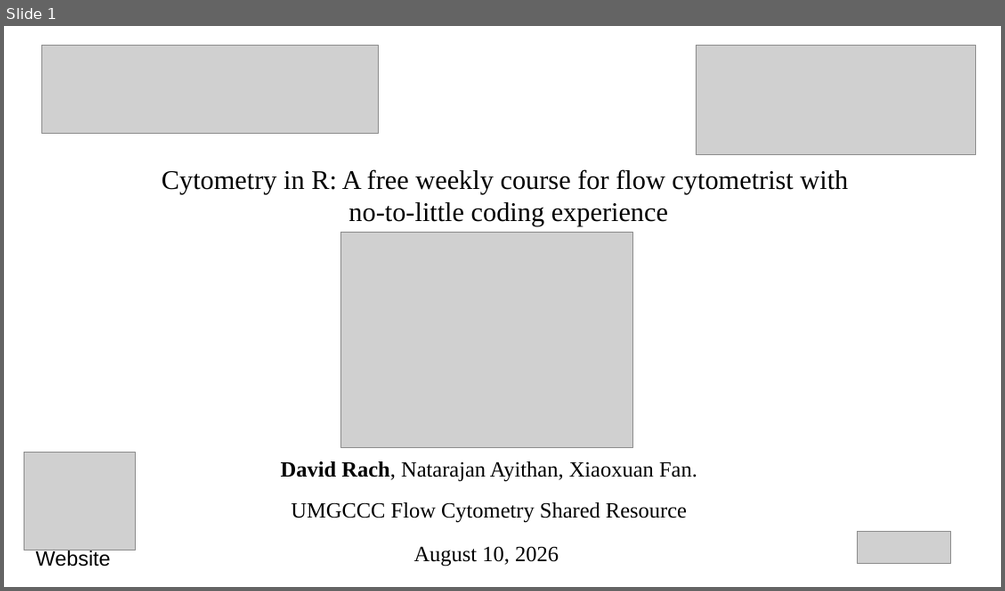
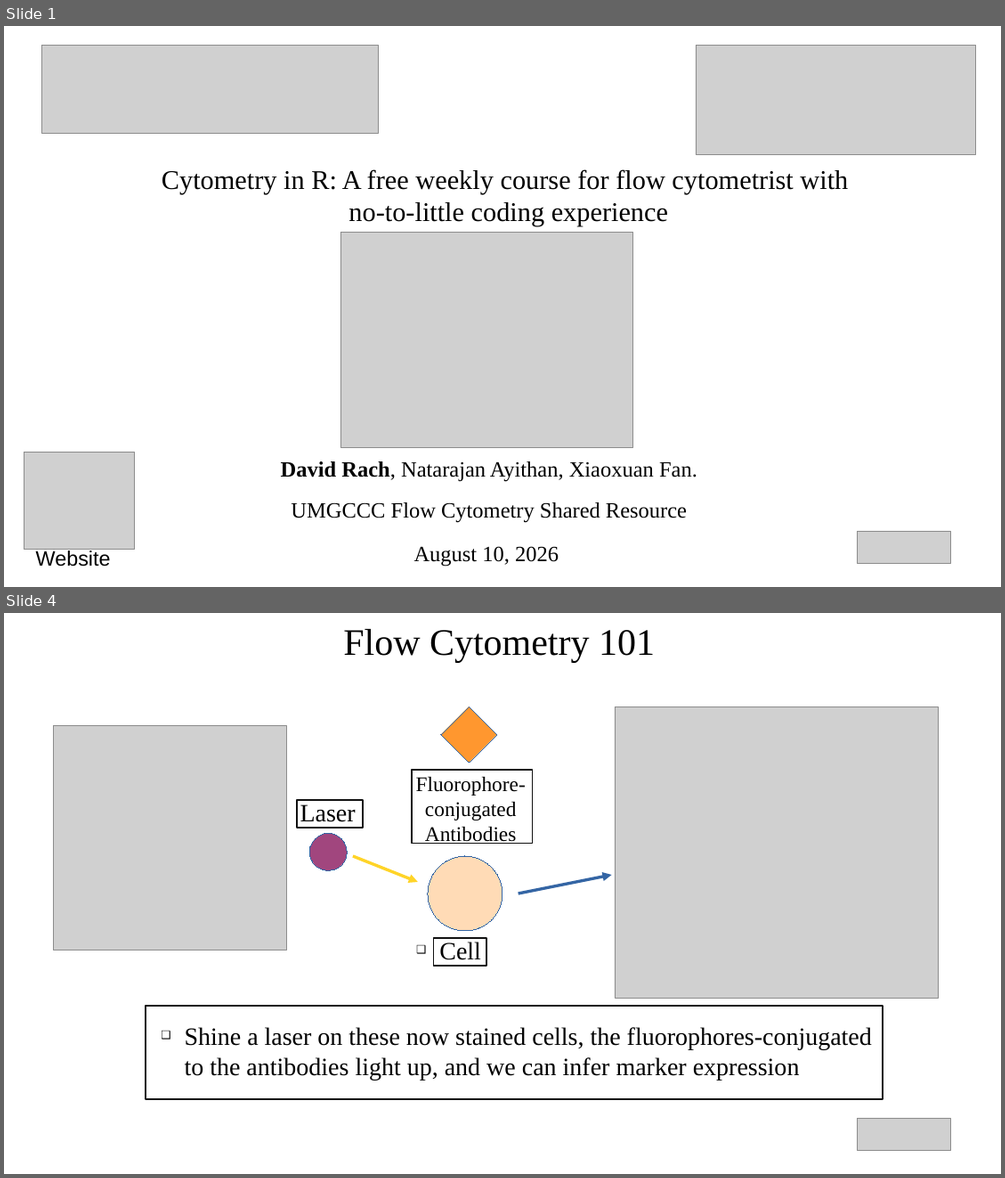
Before and after one commit to DavidRach/CytometryIn_Bioc2026, a slide deck: DavidRach_CytometryInR_BioC2026.pptx. Shown one above the other, each under a label of ours: slide 1 before the commit, slides 1 and 4 after it; the slides between them are not shown. The pictures are 1005x591 and 1005x1178 pixels, drawn with LibreOffice and Linux fonts; fonts in the diff are those of the drawing; grey boxes stand for pictures. Boxes give left, top, right and bottom in pixels: in the first picture for what was removed or moved away, otherwise in the second. Text is boxed around its words. In the diff, an @@ line names an element or a change of style, - is before the commit and + after.

```diff
--- a/DavidRach_CytometryInR_BioC2026.pptx
+++ b/DavidRach_CytometryInR_BioC2026.pptx
@@ slide 4 added at [4,613,1001,1174], background #FFFFFF @@
@@ title added at [343,629,655,662], 36 pt, text #000000 @@
+Flow Cytometry 101
@@ diamond added at [441,706,497,763], fill #FF972F, outline #3465A4 0 pt @@
@@ picture added at [615,706,938,997] @@
@@ picture added at [54,725,287,949] @@
@@ rectangle added at [412,770,533,843], fill #FFFFFF, outline #111111 1.45 pt @@
@@ text added at [416,776,526,844], 20 pt, text #000000 @@
+Fluorophore-conjugated Antibodies
@@ rectangle added at [297,800,363,827], fill #FFFFFF, outline #111111 1.45 pt @@
@@ text added at [300,804,356,822], 24 pt, text #000000 @@
+❑ Laser
@@ ellipse added at [310,833,348,870], fill #A1467E, outline #3465A4 0 pt @@
@@ arrow added from (353, 856) to (418, 882), #FFD428 2.89 pt @@
@@ ellipse added at [428,856,502,931], fill #FFDBB6, outline #3465A4 0 pt @@
@@ arrow added from (518, 893) to (612, 875), #3465A4 2.89 pt @@
@@ rectangle added at [433,938,486,965], fill #FFFFFF, outline #111111 1.45 pt @@
@@ text added at [439,941,481,960], 24 pt, text #000000 @@
+❑ Cell
@@ rectangle added at [146,1005,882,1099], fill #FFFFFF, outline #111111 1.45 pt @@
@@ text added at [185,1027,872,1079], 24 pt, text #000000 @@
+❑ Shine a laser on these now stained cells, the fluorophores-conjugated to the antibodies light up, and we can infer marker expression
@@ picture added at [858,1118,951,1151] @@
```
Also in this commit, not shown: 10 slides changed, 6 other slides added, 5 slides removed, 2 other files.
